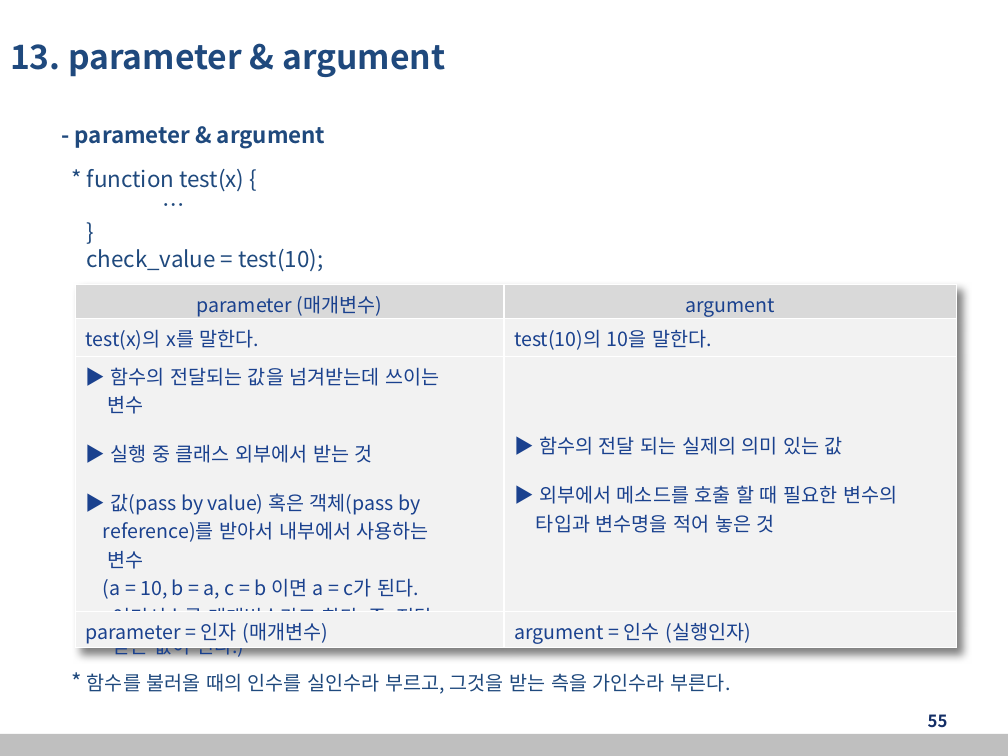
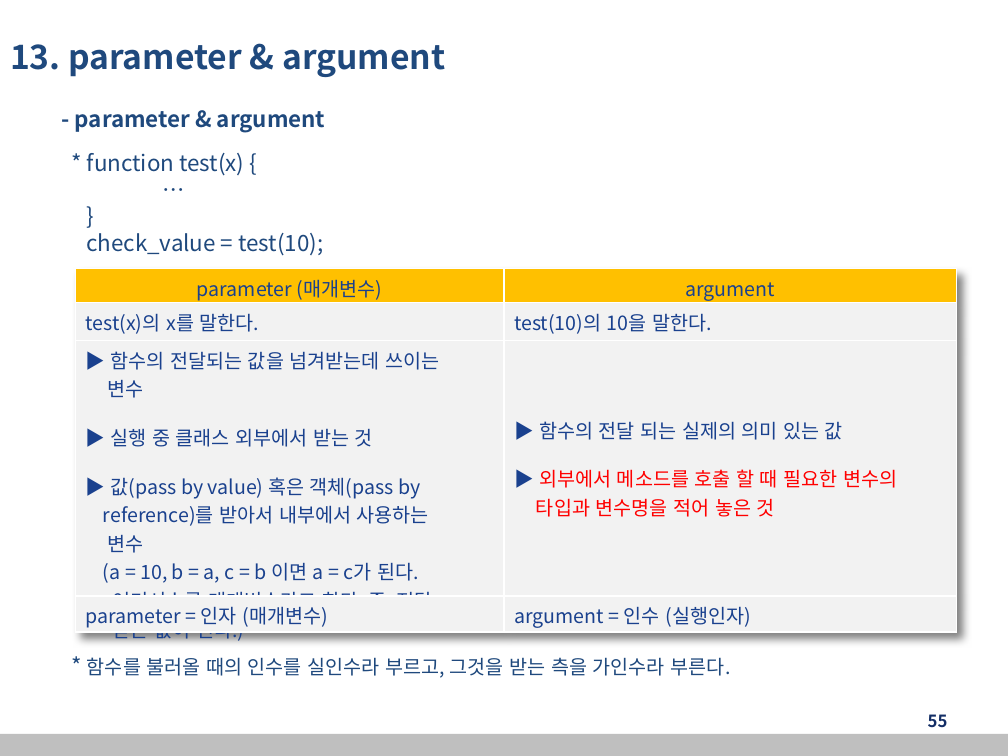
Before and after one commit to kang99king3/back-end_edu20221230, a slide deck: slide 55 of 자바교안_20221230.pptx. Drawn at 1008x756 pixels with LibreOffice and Linux fonts; fonts in the diff are those of the drawing. Boxes give left, top, right and bottom in pixels: in the first picture for what was removed or moved away, otherwise in the second. Text is boxed around its words. In the diff, an @@ line names an element or a change of style, - is before the commit and + after.

```diff
--- a/자바교안_20221230.pptx
+++ b/자바교안_20221230.pptx
@@ text "- parameter & argument": place and size @@
-text "- parameter & argument" at [75,127,730,694]
+text "- parameter & argument" at [75,111,730,678]
@@ table: place and size @@
-table at [76,284,957,661]
+table at [76,269,957,645]
@@ table at [76,269,957,645] @@
@@ fill #D9D9D9 to #FFC000 in row 1 @@
@@ text colour #1A418E to #FF0000 in "외부에서 메소드를 호출 할 때 필요한 변수의", "타입과 변수명을 적어 놓은 것" @@
```
Also in this commit, not shown: 49 other slides changed.
